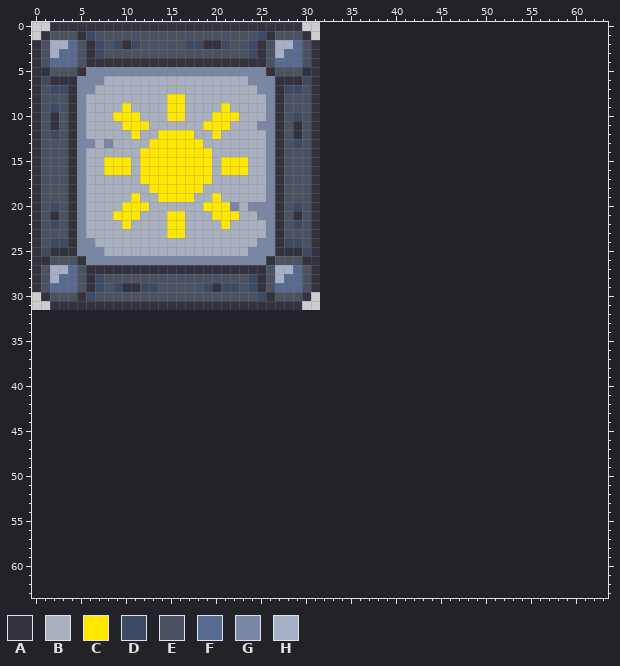
File history of a pixel-art file, wip/UI/seasons_indicators.aseprite. The first picture shows the starting point.
32x32 pixels, 1 frame. The old version is drawn lined up with the new one, on the new canvas.
Visible layers, top first: "Layer 2", "Layer 1".
Palette (. is transparent): A #33323d  B #a8afbe  C #ffe700  D #3d4a63  E #4b5363  F #586a8f  G #7a87a4  H #a5b0c7
Pixels before (only the part around the change), first column x 0:
 0 ..AAAAAAAAAAAAAAAAAAAAAAAAAAAA..................................
 1 .AEEEADEEEEEEEEEEEEEEEEEEDAEEEA.................................
 2 AEHHFEADEDADEEEEEDDAADEEDAEHHFEA................................
 3 AEHFFEADEEEEEEEEEEEEEEEEDAEHFFEA................................
 4 AEFFFEAAAAAAAAAAAAAAAAAAAAEFFFEA................................
 5 AAEEEAGGGGGGGGGGGGGGGGGGGGAEEEAA................................
 6 ADAAAGGGBBBBBBBBBBBBBBBBGGGAAADA................................
 7 AEDDAGGBBBBBBBBBBBBBBBBBBGGADDEA................................
 8 AEEEAGBBBBBBBBBCCBBBBBBBBBGAEEEA................................
 9 AEDEAGBBBBCBBBBCCBBBBCBBBBGAEEEA................................
10 AEAEAGBBBCCCBBBCCBBBCCCBBBGAEDEA................................
11 AEAEAGBBBBCCCBBBBBBCCCBBBGGAEAEA................................
12 AEDEAGBBBBBCBBCCCCBBCBBBBBGAEAEA................................
13 AEEEAGGBGBBBBCCCCCCBBBBBBBGAEDEA................................
14 AEEEAGBBBBBBCCCCCCCCBBBBBBGAEEEA................................
15 AEEEAGBBCCCBCCCCCCCCBCCCBBGAEEEA................................
16 AEEEAGBBCCCBCCCCCCCCBCCCBBGAEEEA................................
17 AEEEAGBBBBBBCCCCCCCCBBBBBBGAEEEA................................
18 AEEEAGBBBBBBBCCCCCCBBBBBBBGAEEEA................................
19 AEEEAGBBBBBCBBCCCCBBCBBBBBGAEEEA................................
20 AEDEAGBBBBCCCBBBBBBCCCGBGGGAEDEA................................
21 AEAEAGBBBCCCBBBCCBBBCCCBBGGAEAEA................................
22 AEDEAGBBBBCBBBBCCBBBBCBBBBGAEDEA................................
23 AEEEAGBBBBBBBBBCCBBBBBBBBBGAEEEA................................
24 AEDDAGGBBBBBBBBBBBBBBBBBBGGADDEA................................
25 ADAAAGGGBBBBBBBBBBBBBBBBGGGAAADA................................
26 AAEEEAGGGGGGGGGGGGGGGGGGGGAEEEAA................................
27 AEHHFEAAAAAAAAAAAAAAAAAAAAEHHFEA................................
28 AEHFFEADEEEEEEEEEEEEEEEEDAEHFFEA................................
29 AEFFFEADEDAADDEEEEEDADDEDAEFFFEA................................
30 .AEEEADEEEEEEEEEEEEEEEEEEDAEEEA.................................
31 ..AAAAAAAAAAAAAAAAAAAAAAAAAAAA..................................
32 ................................................................
33 ................................................................
34 ................................................................
35 ................................................................
36 ................................................................
37 ................................................................
38 ................................................................
39 ................................................................
40 ................................................................
41 ................................................................
42 ................................................................
43 ................................................................
44 ................................................................
45 ................................................................
46 ................................................................
47 ................................................................
48 ................................................................
49 ................................................................
50 ................................................................
51 ................................................................
52 ................................................................
53 ................................................................
54 ................................................................
55 ................................................................
56 ................................................................
57 ................................................................
58 ................................................................
59 ................................................................
60 ................................................................
61 ................................................................
62 ................................................................
63 ................................................................
Once edited:
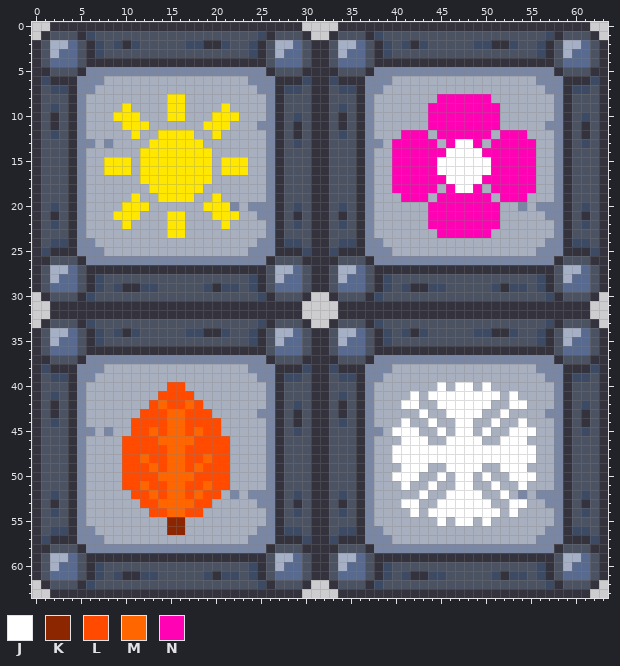
Colours new in this view: J #ffffff  K #8b2600  L #ff4a00  M #ff6600  N #ff02b4
Changes in this commit:
canvas 32x32 -> 64x64
Changed rows in their new state; - is an unchanged pixel.
first column x 0:
 0 ----------------------------------AAAAAAAAAAAAAAAAAAAAAAAAAAAA--
 1 ---------------------------------AEEEADEEEEEEEEEEEEEEEEEEDAEEEA-
 2 --------------------------------AEHHFEADEDADEEEEEDDAADEEDAEHHFEA
 3 --------------------------------AEHFFEADEEEEEEEEEEEEEEEEDAEHFFEA
 4 --------------------------------AEFFFEAAAAAAAAAAAAAAAAAAAAEFFFEA
 5 --------------------------------AAEEEAGGGGGGGGGGGGGGGGGGGGAEEEAA
 6 --------------------------------ADAAAGGGBBBBBBBBBBBBBBBBGGGAAADA
 7 --------------------------------AEDDAGGBBBBBBBBBBBBBBBBBBGGADDEA
 8 --------------------------------AEEEAGBBBBBBBNNNNNNBBBBBBBGAEEEA
 9 --------------------------------AEDEAGBBBBBBNNNNNNNNBBBBBBGAEEEA
10 --------------------------------AEAEAGBBBBBBNNNNNNNNBBBBBBGAEDEA
11 --------------------------------AEAEAGBBBBBBNNNNNNNNBBBBBGGAEAEA
12 --------------------------------AEDEAGBBBNNNBNNNNNNBNNNBBBGAEAEA
13 --------------------------------AEEEAGGBNNNNNBNJJNBNNNNNBBGAEDEA
14 --------------------------------AEEEAGBBNNNNNNJJJJNNNNNNBBGAEEEA
15 --------------------------------AEEEAGBBNNNNNJJJJJJNNNNNBBGAEEEA
16 --------------------------------AEEEAGBBNNNNNJJJJJJNNNNNBBGAEEEA
17 --------------------------------AEEEAGBBNNNNNNJJJJNNNNNNBBGAEEEA
18 --------------------------------AEEEAGBBNNNNNBNJJNBNNNNNBBGAEEEA
19 --------------------------------AEEEAGBBBNNNBNNNNNNBNNNBBBGAEEEA
20 --------------------------------AEDEAGBBBBBBNNNNNNNNBBGBGGGAEDEA
21 --------------------------------AEAEAGBBBBBBNNNNNNNNBBBBBGGAEAEA
22 --------------------------------AEDEAGBBBBBBNNNNNNNNBBBBBBGAEDEA
23 --------------------------------AEEEAGBBBBBBBNNNNNNBBBBBBBGAEEEA
24 --------------------------------AEDDAGGBBBBBBBBBBBBBBBBBBGGADDEA
25 --------------------------------ADAAAGGGBBBBBBBBBBBBBBBBGGGAAADA
26 --------------------------------AAEEEAGGGGGGGGGGGGGGGGGGGGAEEEAA
27 --------------------------------AEHHFEAAAAAAAAAAAAAAAAAAAAEHHFEA
28 --------------------------------AEHFFEADEEEEEEEEEEEEEEEEDAEHFFEA
29 --------------------------------AEFFFEADEDAADDEEEEEDADDEDAEFFFEA
30 ---------------------------------AEEEADEEEEEEEEEEEEEEEEEEDAEEEA-
31 ----------------------------------AAAAAAAAAAAAAAAAAAAAAAAAAAAA--
32 --AAAAAAAAAAAAAAAAAAAAAAAAAAAA----AAAAAAAAAAAAAAAAAAAAAAAAAAAA--
33 -AEEEADEEEEEEEEEEEEEEEEEEDAEEEA--AEEEADEEEEEEEEEEEEEEEEEEDAEEEA-
34 AEHHFEADEDADEEEEEDDAADEEDAEHHFEAAEHHFEADEDADEEEEEDDAADEEDAEHHFEA
35 AEHFFEADEEEEEEEEEEEEEEEEDAEHFFEAAEHFFEADEEEEEEEEEEEEEEEEDAEHFFEA
36 AEFFFEAAAAAAAAAAAAAAAAAAAAEFFFEAAEFFFEAAAAAAAAAAAAAAAAAAAAEFFFEA
37 AAEEEAGGGGGGGGGGGGGGGGGGGGAEEEAAAAEEEAGGGGGGGGGGGGGGGGGGGGAEEEAA
38 ADAAAGGGBBBBBBBBBBBBBBBBGGGAAADAADAAAGGGBBBBBBBBBBBBBBBBGGGAAADA
39 AEDDAGGBBBBBBBBBBBBBBBBBBGGADDEAAEDDAGGBBBBBBBBBBBBBBBBBBGGADDEA
40 AEEEAGBBBBBBBBBLLBBBBBBBBBGAEEEAAEEEAGBBBBBBBJBJJBJBBBBBBBGAEEEA
41 AEDEAGBBBBBBBBLLLLBBBBBBBBGAEEEAAEDEAGBBBBJBJJJJJJJJBJBBBBGAEEEA
42 AEAEAGBBBBBBBLMLLMLBBBBBBBGAEDEAAEAEAGBBBJJBBJJJJJJBBJJBBBGAEDEA
43 AEAEAGBBBBBBLLLMMLLLBBBBBGGAEAEAAEAEAGBBBBBJBBJJJJBBJBBBBGGAEAEA
44 AEDEAGBBBBBLLLLMMLLLLBBBBBGAEAEAAEDEAGBBBJBBJBBJJBBJBBJBBBGAEAEA
45 AEEEAGGBGBBLLMLMMLMLLBBBBBGAEDEAAEEEAGGBJJJBBJBJJBJBBJJJBBGAEDEA
46 AEEEAGBBBBLLLLMMMMLLLLBBBBGAEEEAAEEEAGBBBJJJBBJJJJBBJJJBBBGAEEEA
47 AEEEAGBBBBLLLLLMMLLLLLBBBBGAEEEAAEEEAGBBJJJJJJJJJJJJJJJJBBGAEEEA
48 AEEEAGBBBBLLMLLMMLLMLLBBBBGAEEEAAEEEAGBBJJJJJJJJJJJJJJJJBBGAEEEA
49 AEEEAGBBBBLLLMLMMLMLLLBBBBGAEEEAAEEEAGBBBJJJBBJJJJBBJJJBBBGAEEEA
50 AEEEAGBBBBLLLLMMMMLLLLBBBBGAEEEAAEEEAGBBJJJBBJBJJBJBBJJJBBGAEEEA
51 AEEEAGBBBBLLMLLMMLLMLLBBBBGAEEEAAEEEAGBBBJBBJBBJJBBJBBJBBBGAEEEA
52 AEDEAGBBBBBLLMLMMLMLLBGBGGGAEDEAAEDEAGBBBBBJBBJJJJBBJBGBGGGAEDEA
53 AEAEAGBBBBBBLLMMMMLLBBBBBGGAEAEAAEAEAGBBBJJBBJJJJJJBBJJBBGGAEAEA
54 AEDEAGBBBBBBBLLMMLLBBBBBBBGAEDEAAEDEAGBBBBJBJJJJJJJJBJBBBBGAEDEA
55 AEEEAGBBBBBBBBBKKBBBBBBBBBGAEEEAAEEEAGBBBBBBBJBJJBJBBBBBBBGAEEEA
56 AEDDAGGBBBBBBBBKKBBBBBBBBGGADDEAAEDDAGGBBBBBBBBBBBBBBBBBBGGADDEA
57 ADAAAGGGBBBBBBBBBBBBBBBBGGGAAADAADAAAGGGBBBBBBBBBBBBBBBBGGGAAADA
58 AAEEEAGGGGGGGGGGGGGGGGGGGGAEEEAAAAEEEAGGGGGGGGGGGGGGGGGGGGAEEEAA
59 AEHHFEAAAAAAAAAAAAAAAAAAAAEHHFEAAEHHFEAAAAAAAAAAAAAAAAAAAAEHHFEA
60 AEHFFEADEEEEEEEEEEEEEEEEDAEHFFEAAEHFFEADEEEEEEEEEEEEEEEEDAEHFFEA
61 AEFFFEADEDAADDEEEEEDADDEDAEFFFEAAEFFFEADEDAADDEEEEEDADDEDAEFFFEA
62 -AEEEADEEEEEEEEEEEEEEEEEEDAEEEA--AEEEADEEEEEEEEEEEEEEEEEEDAEEEA-
63 --AAAAAAAAAAAAAAAAAAAAAAAAAAAA----AAAAAAAAAAAAAAAAAAAAAAAAAAAA--
Changed places in both pictures, as pixel boxes (x1, y1, x2, y2):
added: (32, 22, 608, 598)
